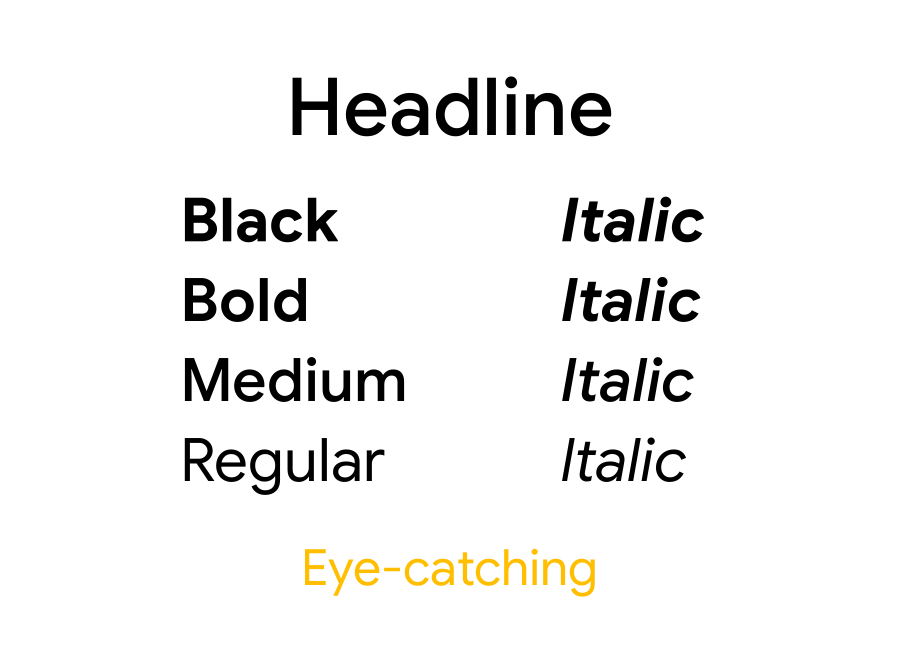
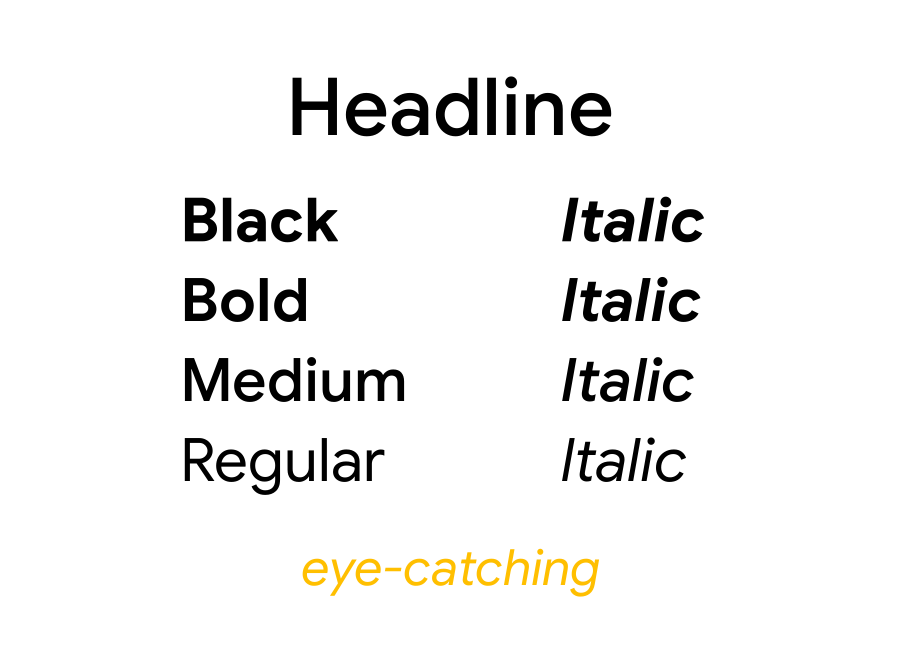
Layered file, before and after one edit (900px x 660px). Changes by layer:
renamed "Eye-catching" to "eye-catching", painted on it over 302, 548, 600, 597
